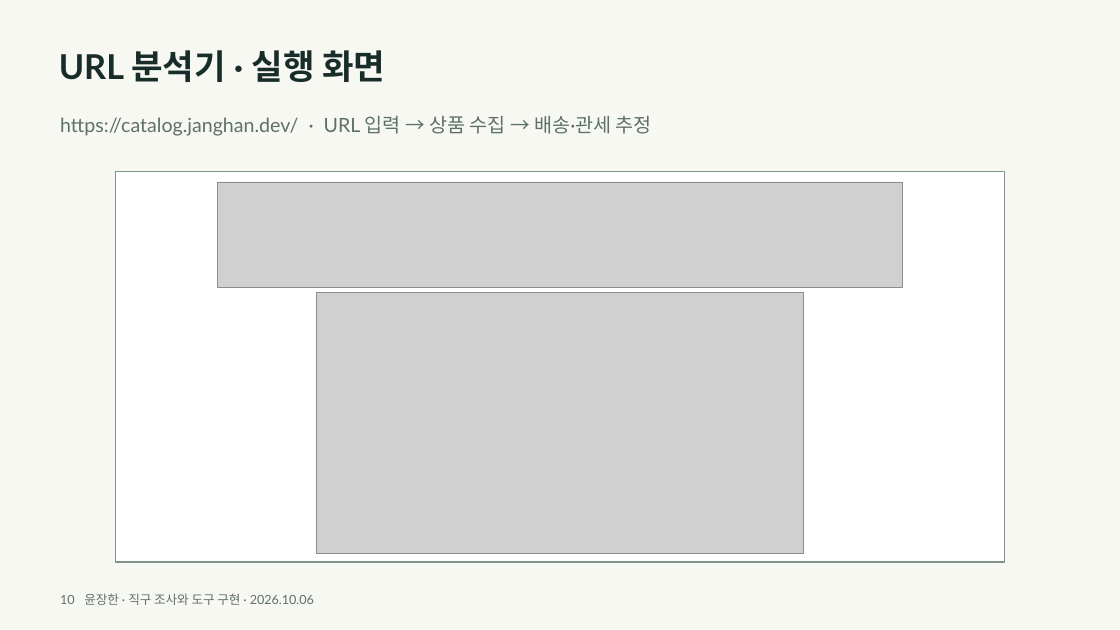
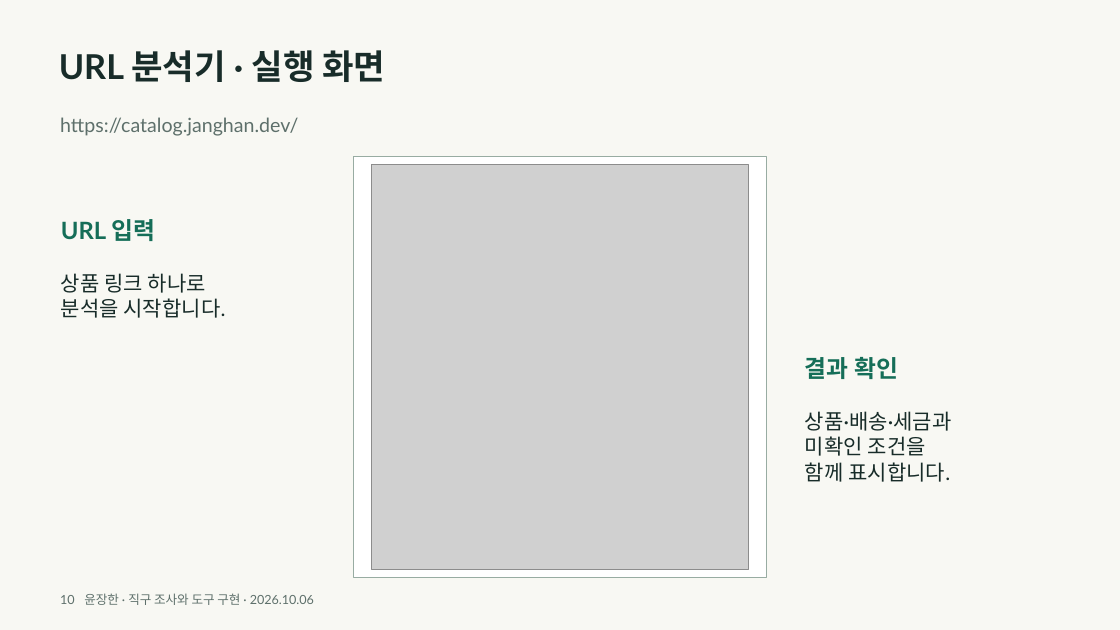
Before and after one commit to y00nZZang/crossborder-purchase-agent, a slide deck: slide 10 of portfolio/crossborder-portfolio.pptx. Drawn at 1120x630 pixels with LibreOffice and Linux fonts; fonts in the diff are those of the drawing; grey boxes stand for pictures. Boxes give left, top, right and bottom in pixels: in the first picture for what was removed or moved away, otherwise in the second. Text is boxed around its words. In the diff, an @@ line names an element or a change of style, - is before the commit and + after.

Commit message:
docs: refresh dialogue visual and catalog screenshot

```diff
--- a/portfolio/crossborder-portfolio.pptx
+++ b/portfolio/crossborder-portfolio.pptx
@@ text at [60, 117, 298, 136]: text changed @@
-https://catalog.janghan.dev/ · URL 입력 → 상품 수집 → 배송·관세 추정
+https://catalog.janghan.dev/
@@ rectangle: place and size @@
-rectangle at [116, 171, 1004, 562]
+rectangle at [353, 156, 767, 577]
@@ rectangle at [353, 156, 767, 577]: outline #7D968A 1.5 pt to #98ACA2 0.75 pt @@
@@ picture: place and size @@
-picture at [316, 292, 804, 553]
+picture at [372, 165, 748, 569]
@@ picture removed at [218, 182, 903, 287] @@
@@ text added at [61, 219, 155, 241], 25.5 pt, text #156E58, bold @@
+URL 입력
@@ text added at [61, 273, 226, 318], 22.5 pt, text #182C29 @@
+상품 링크 하나로
+분석을 시작합니다.
@@ text added at [805, 357, 898, 379], 25.5 pt, text #156E58, bold @@
+결과 확인
@@ text added at [805, 411, 951, 482], 22.5 pt, text #182C29 @@
+상품·배송·세금과
+미확인 조건을
+함께 표시합니다.
```
Also in this commit, not shown: 1 other slide changed, 2 other files.
